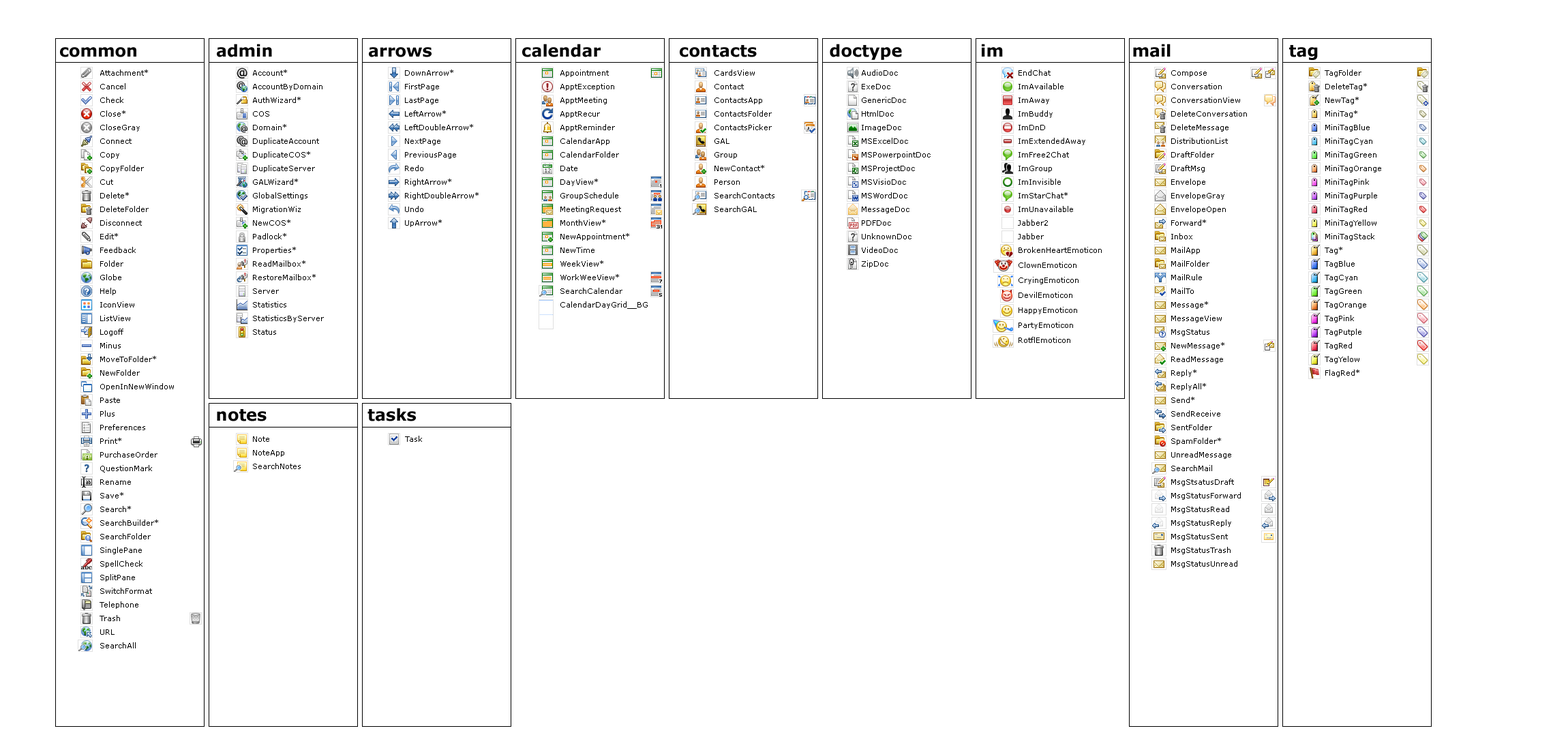
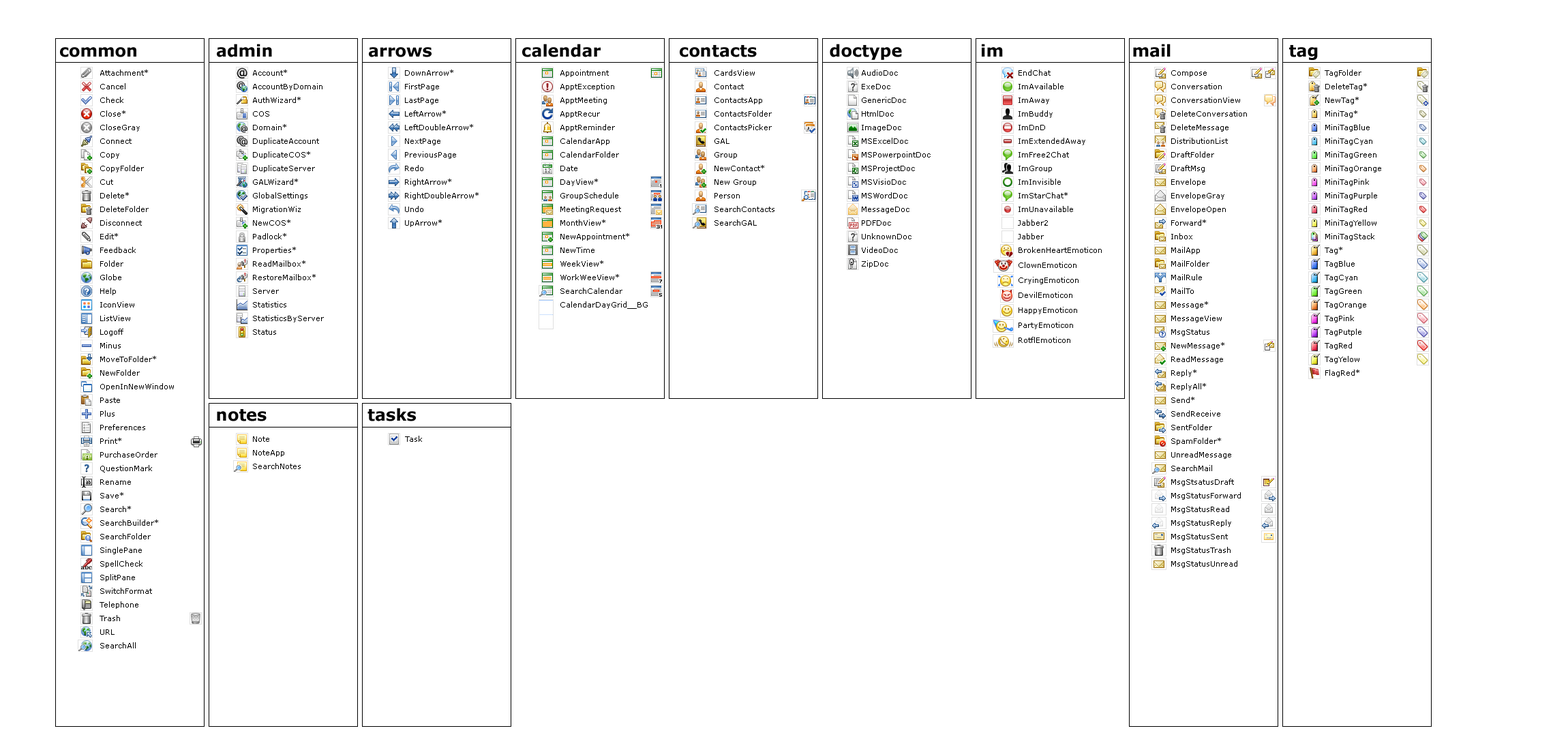
Layer changes from the first 1568×750 image to the second:
painted on "new overlays" over [691, 182, 707, 230]
painted on "icon" over [694, 176, 707, 202]
painted on "oversize rough" over [691, 189, 707, 230]
painted on "contacts names" over [714, 179, 775, 226]
